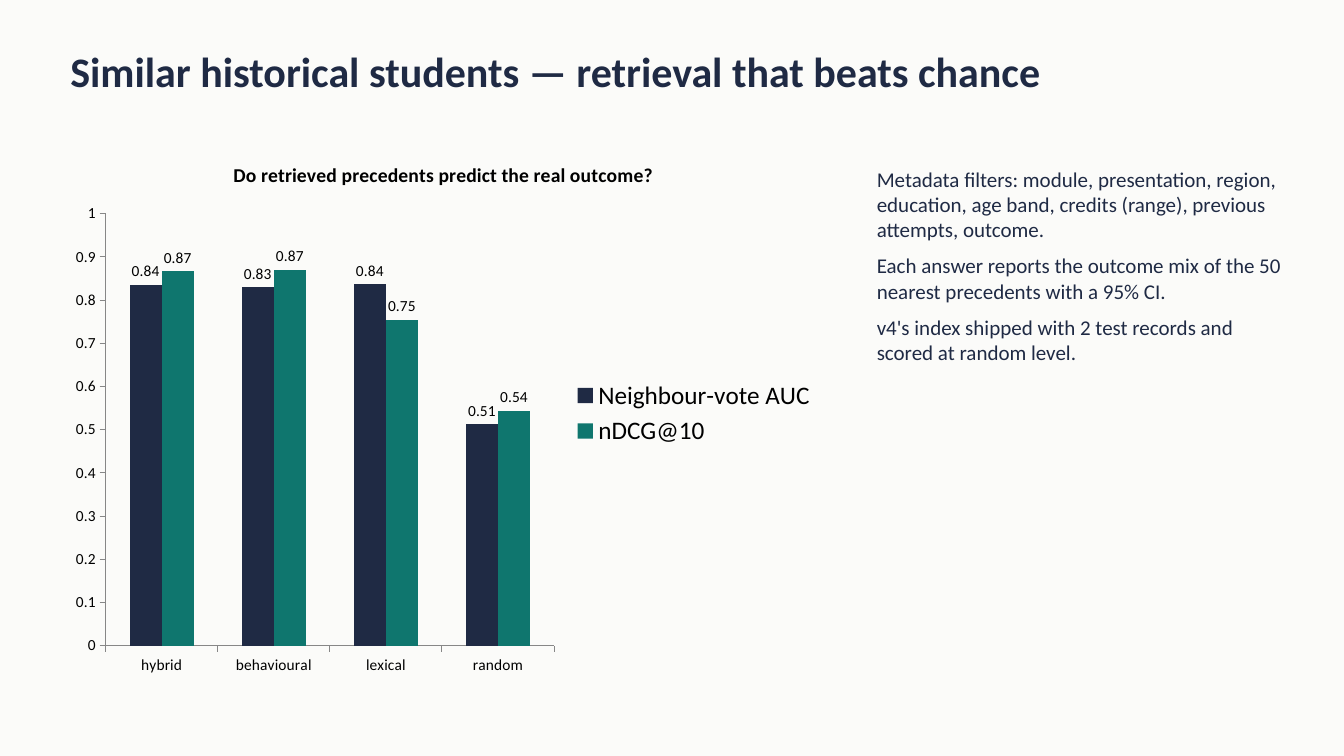
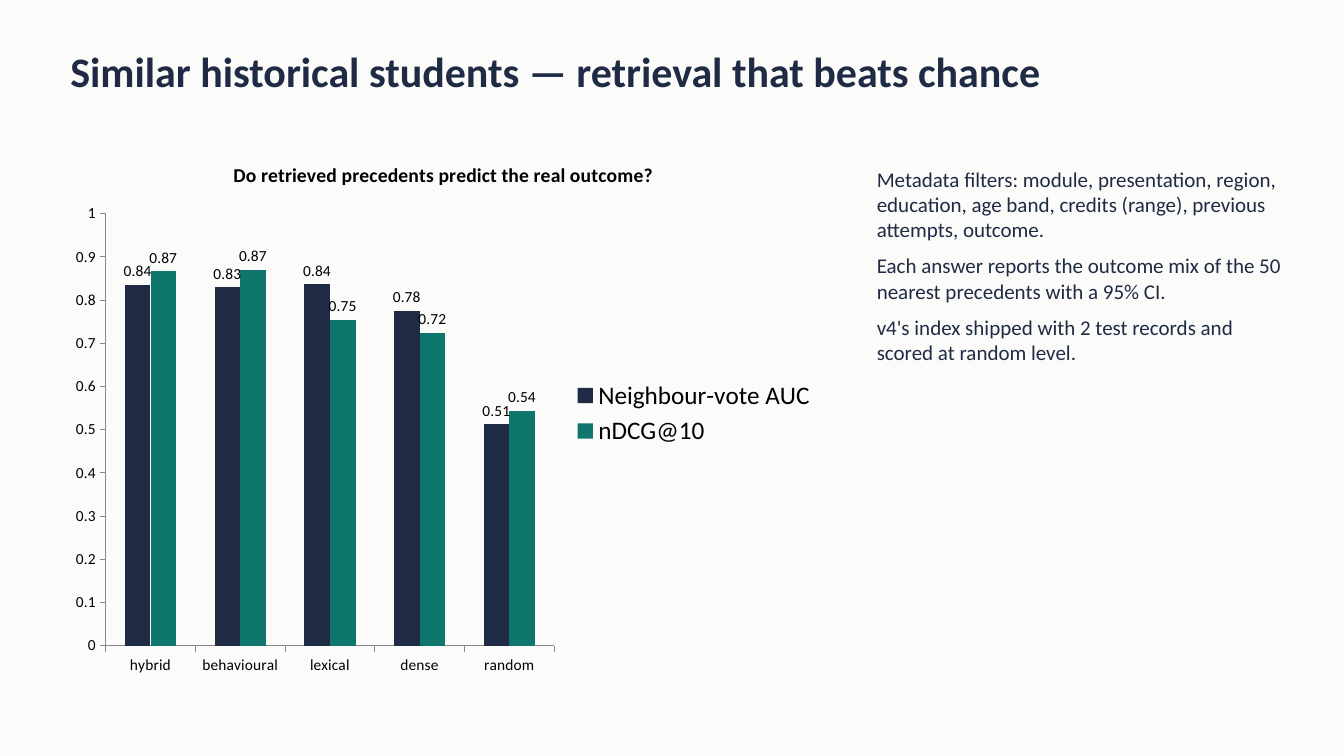
Before and after one commit to stealthynugget/student_success_assistant, a slide deck: slide 8 of docs/Student_Success_Assistant_10min.pptx. Drawn at 1344x756 pixels with LibreOffice and Linux fonts; fonts in the diff are those of the drawing. Boxes give left, top, right and bottom in pixels: in the first picture for what was removed or moved away, otherwise in the second. Text is boxed around its words. In the diff, an @@ line names an element or a change of style, - is before the commit and + after.

```diff
--- a/docs/Student_Success_Assistant_10min.pptx
+++ b/docs/Student_Success_Assistant_10min.pptx
@@ column chart at (x1=60, y1=141, x2=827, y2=686) @@
-categories: hybrid, behavioural, lexical, random
+categories: hybrid, behavioural, lexical, dense, random
-Neighbour-vote AUC: 0.84, 0.83, 0.84, 0.51
+Neighbour-vote AUC: 0.84, 0.83, 0.84, 0.78, 0.51
-nDCG@10: 0.87, 0.87, 0.75, 0.54
+nDCG@10: 0.87, 0.87, 0.75, 0.72, 0.54
```
Also in this commit, not shown: 3 other files.
